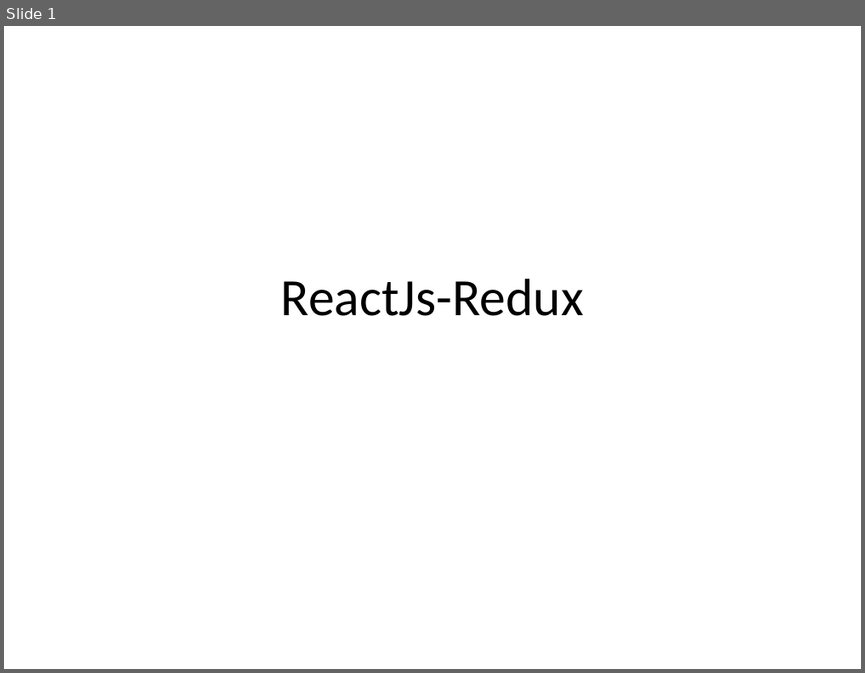
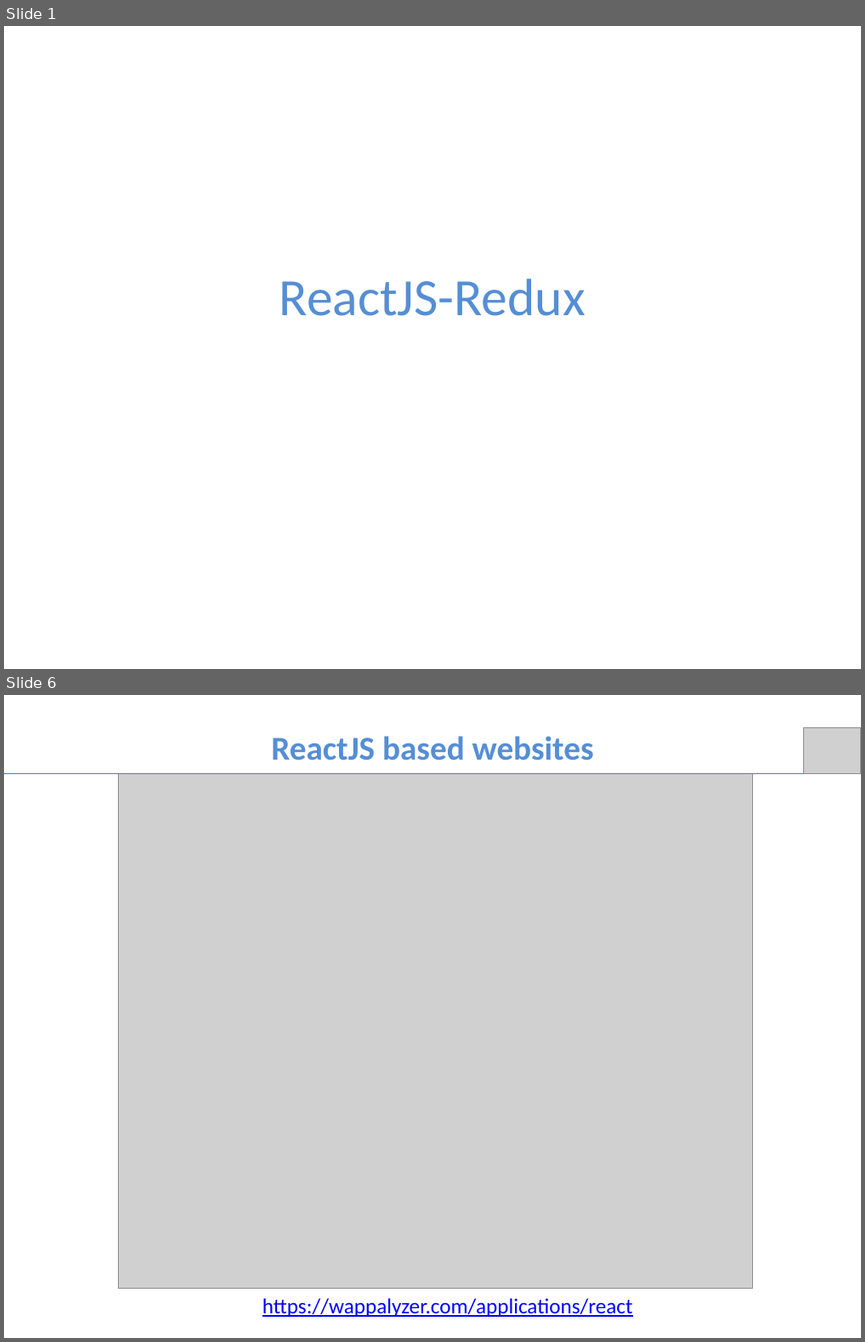
Before and after one commit to princeantony/react-todo-list, a slide deck: React-Redux.pptx. Shown one above the other, each under a label of ours: slide 1 before the commit, slides 1 and 6 after it; the slides between them are not shown. The pictures are 865x673 and 865x1342 pixels, drawn with LibreOffice and Linux fonts; fonts in the diff are those of the drawing; grey boxes stand for pictures. Boxes give left, top, right and bottom in pixels: in the first picture for what was removed or moved away, otherwise in the second. Text is boxed around its words. In the diff, an @@ line names an element or a change of style, - is before the commit and + after.

```diff
--- a/React-Redux.pptx
+++ b/React-Redux.pptx
@@ slide 6 added at (x1=4, y1=695, x2=861, y2=1338), background #FFFFFF @@
@@ title added at (x1=271, y1=736, x2=594, y2=760), 28 pt, text #558ED5, bold @@
+ReactJS based websites
@@ picture added at (x1=803, y1=727, x2=861, y2=774) @@
@@ line added from (4, 774) to (861, 774), #4B7EBC 0.75 pt @@
@@ picture added at (x1=118, y1=774, x2=753, y2=1288) @@
@@ text added at (x1=262, y1=1298, x2=633, y2=1316), 18 pt, text #0000FF, underline @@
+https://wappalyzer.com/applications/react
@@ slide 1 changed as well @@
@@ title at (x1=279, y1=278, x2=585, y2=316): text changed; text colour #000000 to #558ED5 @@
-ReactJs-Redux
+ReactJS-Redux
```
Also in this commit, not shown: 3 other slides changed, 6 other slides added, 6 slides removed.
